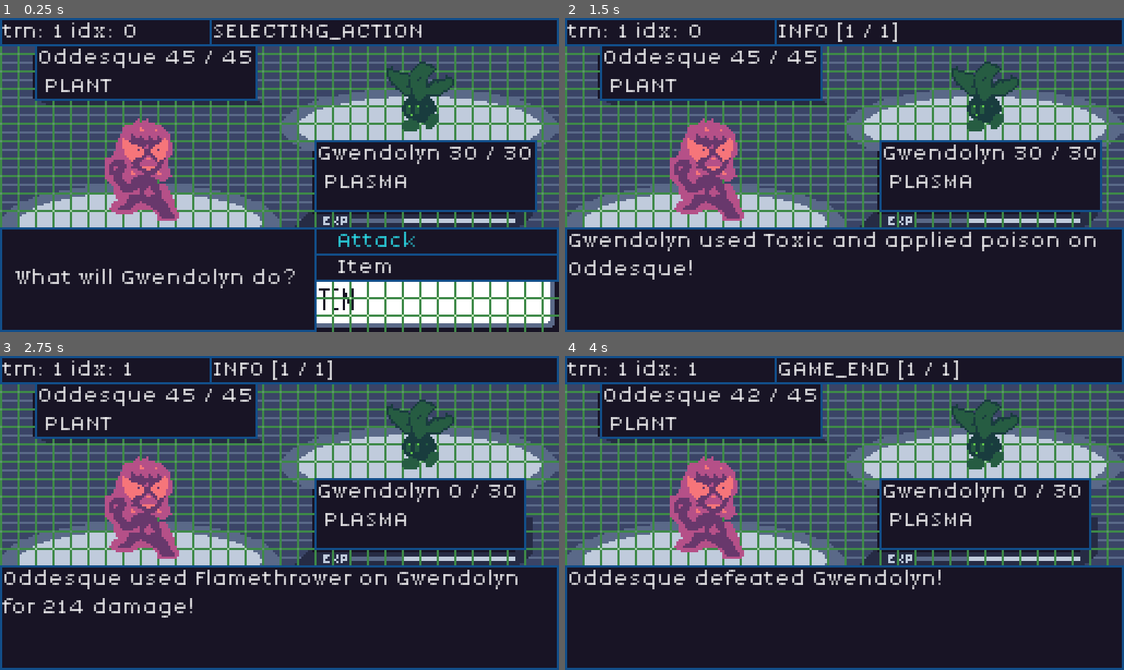
Above: before the commit, frames 1-4 (two rows, left to right).
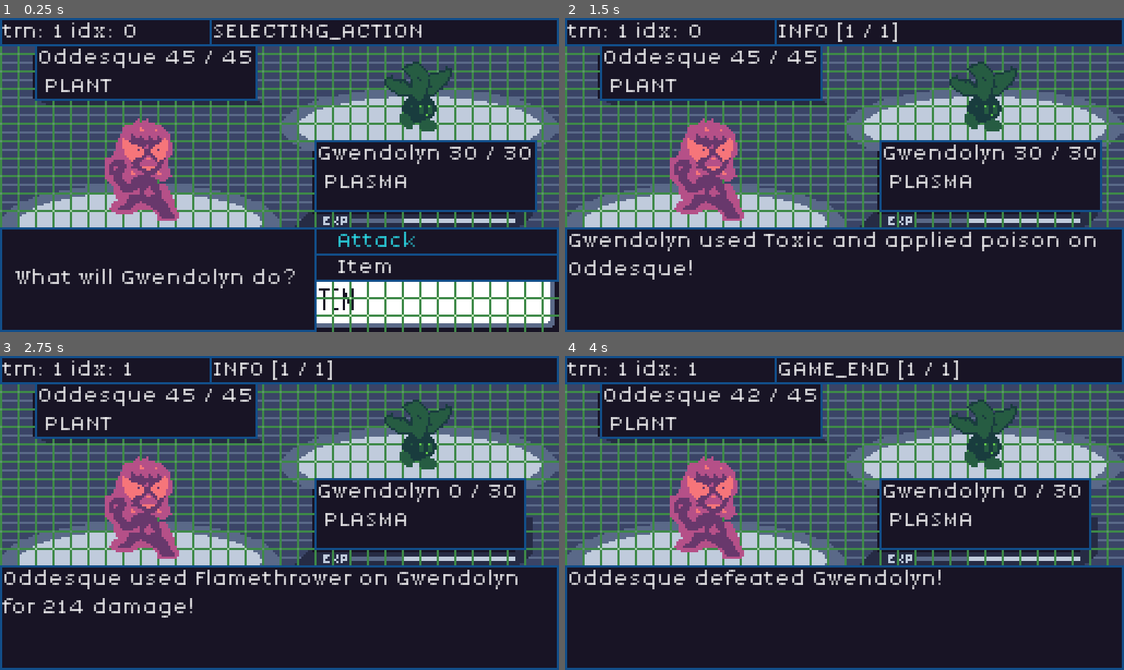
Above: after the commit, the same moments.

Repository: JakeTaussig/rpg-rougelike
Game: Godot game, scene res://scenes/battle.tscn
The game is run twice, just before and just after one commit, with the same random seed, the same clock (stepped at 60 frames per second) and the same inputs.
Inputs:
- Up to frame 1 (0.25 s): no input
- Up to frame 2 (1.5 s): click "Attack" at 0.5 s; click "Toxic" at 1.25 s
- Up to frame 3 (2.75 s): click "Continue" at 2 s
- Up to frame 4 (4 s): click "Continue" at 2.75 s; click "Continue" at 3.5 s

The runs differ from the first frame. In frame 1, 1.0% of the frame differs, in the area x 68-82%, y 13-37%; in frame 2, 1.0%; in frame 3, 1.0%; in frame 4, 1.0%.

Commit message:
Create `scripts/Backpack.gd` and dynamically populate (first) Item names

Diff:
--- a/scenes/battle.tscn
+++ b/scenes/battle.tscn
@@ -13,6 +13,7 @@
 [ext_resource type="Script" uid="uid://buy2ylv1t0vt0" path="res://scripts/states/EnemyAttack.gd" id="8_66ngm"]
 [ext_resource type="Texture2D" uid="uid://cqah3pvvxjf3e" path="res://assets/sprites/characters/oddesque.png" id="8_p0caf"]
 [ext_resource type="Script" uid="uid://bl3wtt7v3rtpm" path="res://scripts/states/SelectingAction.gd" id="9_03edq"]
+[ext_resource type="Script" uid="uid://cfff6g8d7wr7p" path="res://scripts/backpack.gd" id="9_saiin"]
 [ext_resource type="Script" uid="uid://dxrkm475i6ls6" path="res://scripts/states/SelectingAttack.gd" id="10_22uqi"]
 [ext_resource type="Resource" uid="uid://fyqnvw1yr5pb" path="res://assets/monsters/oddesque.tres" id="10_h4dll"]
 [ext_resource type="Script" uid="uid://cmikjgcwtvkyk" path="res://scripts/states/IncrementTurn.gd" id="12_03edq"]
@@ -21,6 +22,14 @@
 [ext_resource type="Script" uid="uid://d0rdycr2tr5ll" path="res://scripts/states/EnactStatuses.gd" id="14_6ni85"]
 [ext_resource type="Script" uid="uid://flenaawlfq4g" path="res://scripts/states/SelectingItem.gd" id="20_61i1y"]
 
+[sub_resource type="Resource" id="Resource_dd63g"]
+script = ExtResource("9_saiin")
+hp_restore_qty = 0
+
+[sub_resource type="Resource" id="Resource_fpf3k"]
+script = ExtResource("9_saiin")
+hp_restore_qty = 0
+
 [node name="Battle" type="Node2D"]
 script = ExtResource("1_a12nh")
 
@@ -46,7 +55,6 @@
 
 [node name="Action" type="VBoxContainer" parent="BottomBar"]
 unique_name_in_owner = true
-visible = false
 z_index = 2
 offset_left = 144.0
 offset_top = 96.0
@@ -249,15 +257,16 @@
 position = Vector2(64, 72)
 texture = ExtResource("6_p0caf")
 monsters = Array[ExtResource("6_djc8l")]([ExtResource("7_h4dll")])
+backpack = SubResource("Resource_dd63g")
 
 [node name="Enemy" parent="." instance=ExtResource("5_lpir7")]
 unique_name_in_owner = true
 position = Vector2(192, 32)
 texture = ExtResource("8_p0caf")
-flip_h = false
 script = ExtResource("6_6vh42")
 ai_type = 2
 monsters = Array[ExtResource("6_djc8l")]([ExtResource("10_h4dll")])
+backpack = SubResource("Resource_fpf3k")
 
 [node name="StateDisplay" type="Label" parent="."]
 unique_name_in_owner = true
--- /dev/null
+++ b/scripts/backpack.gd
@@ -0,0 +1,8 @@
+extends Resource
+class_name Backpack
+# the Backpack contains all consumable items for a given battle participant.
+# The Player's Backpack is intended to be saved across multiple battles
+
+@export var hp_restore_qty = 0:
+	set(new_hp_restore_qty):
+		hp_restore_qty = min(99, new_hp_restore_qty)
--- a/scripts/battle_participant.gd
+++ b/scripts/battle_participant.gd
@@ -3,6 +3,7 @@
 class_name BattleParticipant
 
 @export var monsters: Array[Monster] = []
+@export var backpack: Backpack = Backpack.new()
 
 var selected_monster: Monster:
 	set(new_monster):
@@ -11,7 +12,6 @@
 
 var is_player = true:
 	set(_is_player):
-		is_player = _is_player
 		selected_monster.is_player = _is_player
 		_render_battler()
 
--- a/scripts/states/SelectingItem.gd
+++ b/scripts/states/SelectingItem.gd
@@ -13,3 +13,4 @@
 func _render_moves():
 	# placeholder implementation
 	%ItemsMenu.get_child(0).text = "HP Restore"
+	%ItemQtyInfo.text = "Qty: %d / 99" % %Player.backpack.hp_restore_qty
Not shown: 1 places in scenes/battle.tscn that only renumber resources
Not shown, added: scripts/backpack.gd.uid
Not shown, changed: consumable-implementation-plan.org
